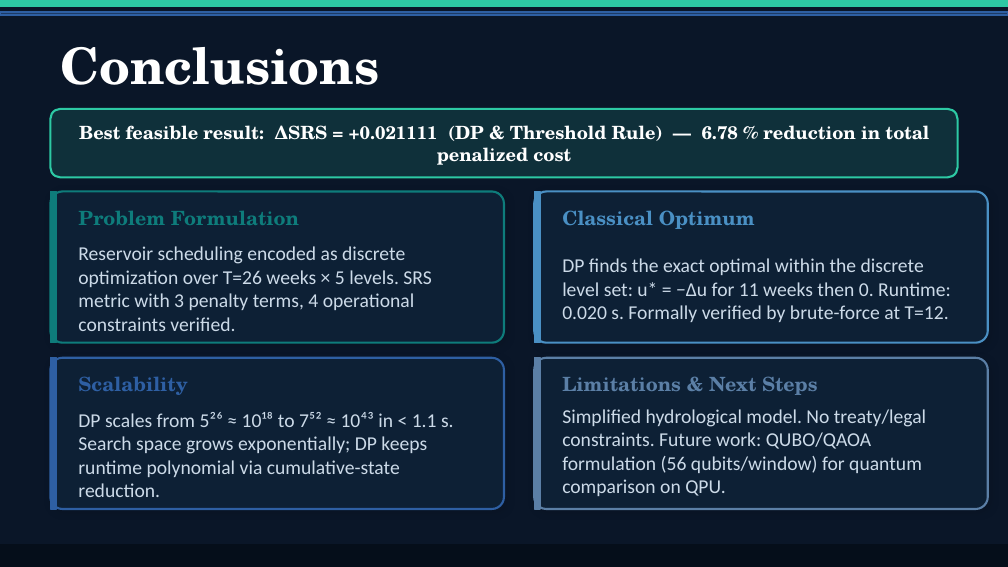
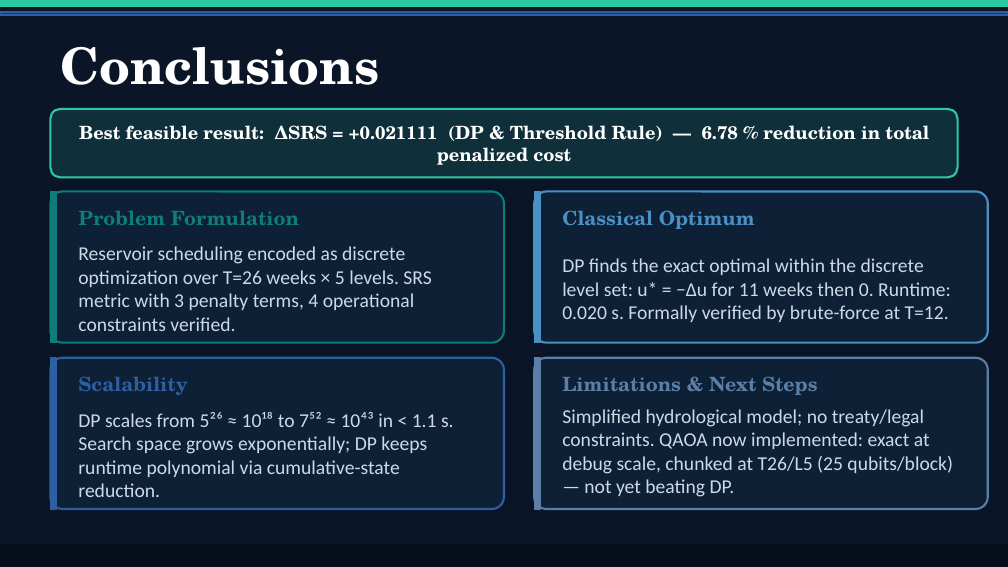
Before and after one commit to Hackathon-Puebla-2026/Equipo_04, a slide deck: slide 12 of Equipo04_FalconChallenge.pptx (slide 8 before the commit). Drawn at 1008x567 pixels with LibreOffice and Linux fonts; fonts in the diff are those of the drawing. Boxes give left, top, right and bottom in pixels: in the first picture for what was removed or moved away, otherwise in the second. Text is boxed around its words. In the diff, an @@ line names an element or a change of style, - is before the commit and + after.

```diff
--- a/Equipo04_FalconChallenge.pptx
+++ b/Equipo04_FalconChallenge.pptx
@@ text at box(562, 409, 953, 497): text changed @@
-Simplified hydrological model. No treaty/legal constraints. Future work: QUBO/QAOA formulation (56 qubits/window) for quantum comparison on QPU.
+Simplified hydrological model; no treaty/legal constraints. QAOA now implemented: exact at debug scale, chunked at T26/L5 (25 qubits/block) — not yet beating DP.
```
Also in this commit, not shown: 3 other slides changed, 5 slides added, 1 slide removed.
